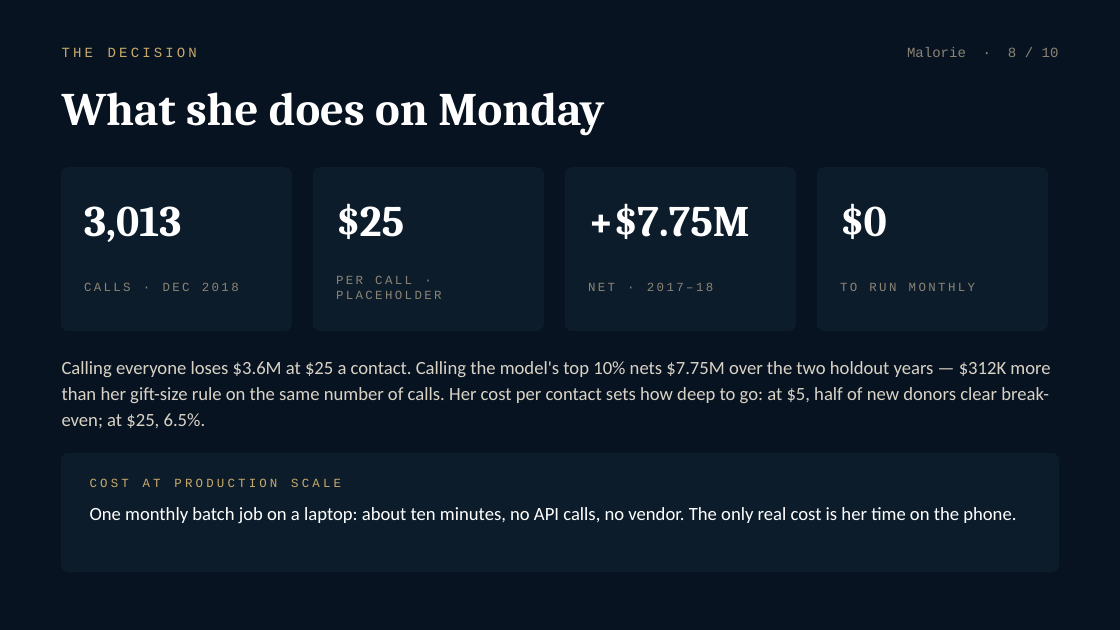
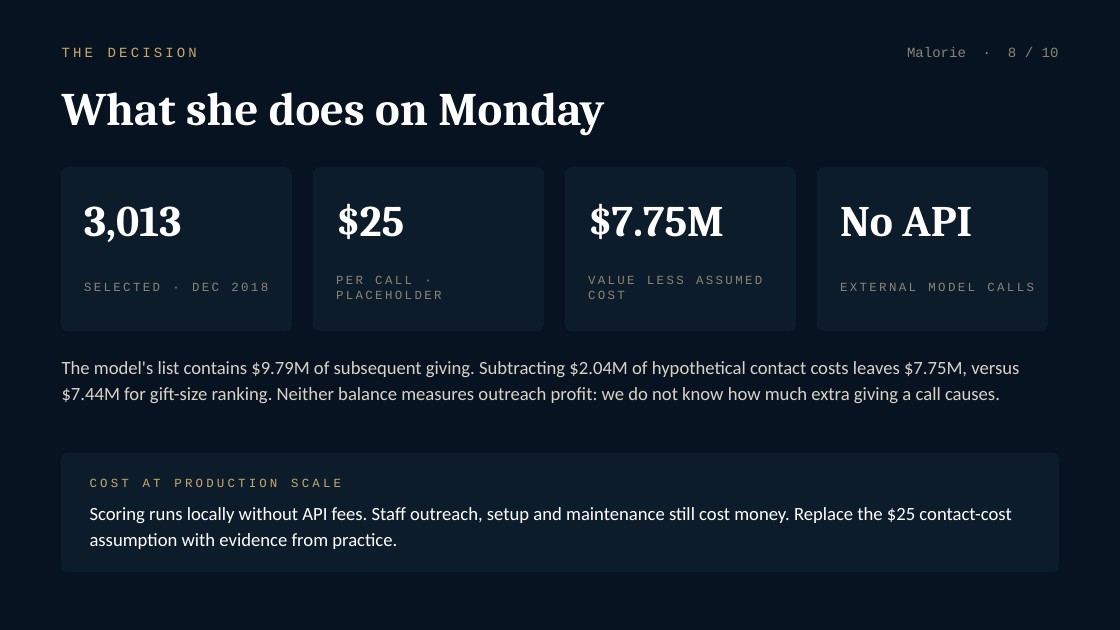
Before and after one commit to bakulbadwal/gbus8496-project, a slide deck: slide 8 of docs/slides/Group11_deck.pptx. Drawn at 1120x630 pixels with LibreOffice and Linux fonts; fonts in the diff are those of the drawing. Boxes give left, top, right and bottom in pixels: in the first picture for what was removed or moved away, otherwise in the second. Text is boxed around its words. In the diff, an @@ line names an element or a change of style, - is before the commit and + after.

Commit message:
Align evaluation with dollar ranking and complete error-analysis slides

```diff
--- a/docs/slides/Group11_deck.pptx
+++ b/docs/slides/Group11_deck.pptx
@@ text at (588, 203, 724, 239): text changed @@
-+$7.75M
+$7.75M
@@ text at (840, 207, 972, 237): text changed @@
-$0
+No API
@@ text at (84, 283, 268, 291): text changed @@
-CALLS · DEC 2018
+SELECTED · DEC 2018
@@ text at (588, 276, 762, 299): text changed @@
-NET · 2017–18
+VALUE LESS ASSUMED COST
@@ text at (840, 283, 1034, 291): text changed @@
-TO RUN MONTHLY
+EXTERNAL MODEL CALLS
@@ text at (62, 361, 1019, 403): text changed @@
-Calling everyone loses $3.6M at $25 a contact. Calling the model's top 10% nets $7.75M over the two holdout years — $312K more than her gift-size rule on the same number of calls. Her cost per contact sets how deep to go: at $5, half of new donors clear break-even; at $25, 6.5%.
+The model's list contains $9.79M of subsequent giving. Subtracting $2.04M of hypothetical contact costs leaves $7.75M, versus $7.44M for gift-size ranking. Neither balance measures outreach profit: we do not know how much extra giving a call causes.
@@ text at (90, 507, 1011, 549): text changed @@
-One monthly batch job on a laptop: about ten minutes, no API calls, no vendor. The only real cost is her time on the phone.
+Scoring runs locally without API fees. Staff outreach, setup and maintenance still cost money. Replace the $25 contact-cost assumption with evidence from practice.
```
Also in this commit, not shown: 3 other slides changed, 1 slide added, 1 slide removed, 20 other files.
